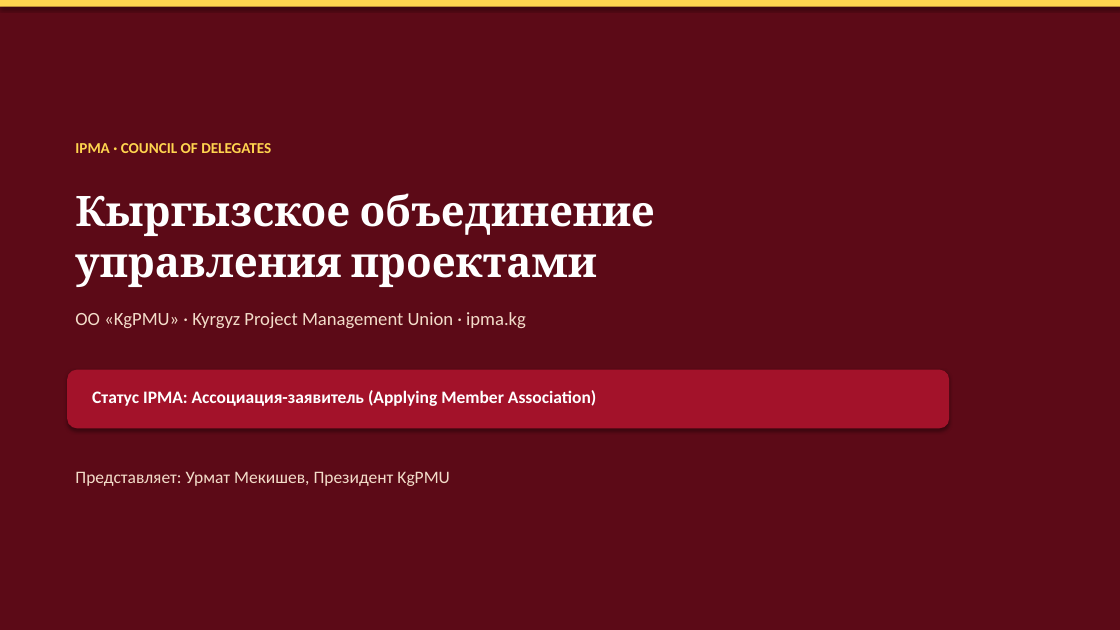
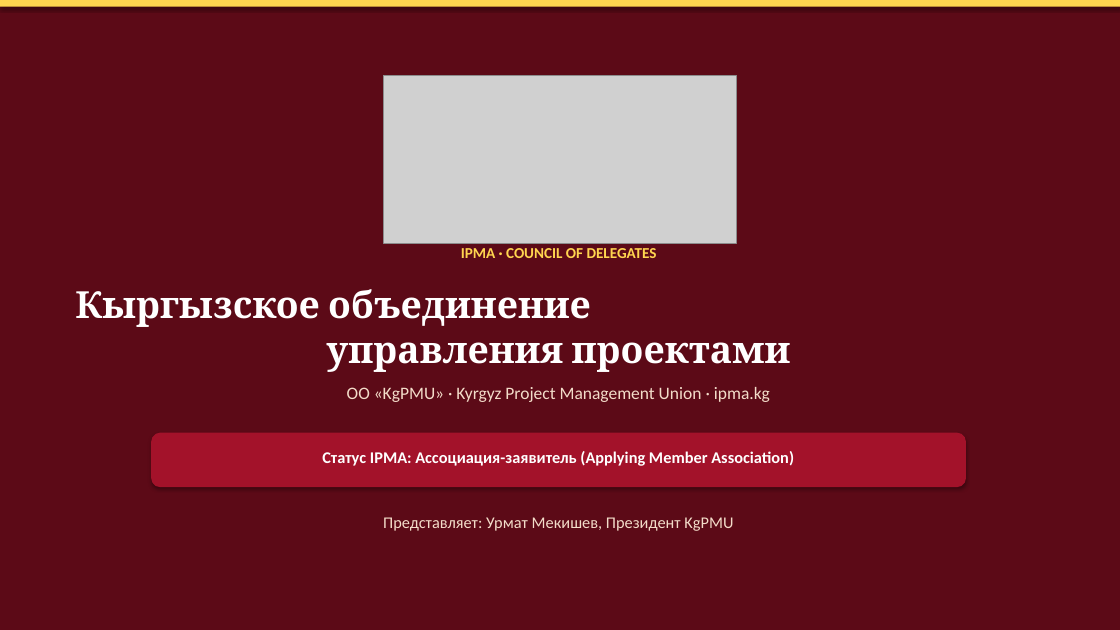
Before and after one commit to umekishev/umekishev, a slide deck: slide 1 of presentations/IPMA_Kyrgyzstan_CoD_Presentation.pptx. Drawn at 1120x630 pixels with LibreOffice and Linux fonts; fonts in the diff are those of the drawing; grey boxes stand for pictures. Boxes give left, top, right and bottom in pixels: in the first picture for what was removed or moved away, otherwise in the second. Text is boxed around its words. In the diff, an @@ line names an element or a change of style, - is before the commit and + after.

```diff
--- a/presentations/IPMA_Kyrgyzstan_CoD_Presentation.pptx
+++ b/presentations/IPMA_Kyrgyzstan_CoD_Presentation.pptx
@@ picture added at (x1=384, y1=76, x2=737, y2=243) @@
@@ text "IPMA · COUNCIL OF DELEGATES" moved from (x1=75, y1=143, x2=271, y2=153) to (x1=461, y1=248, x2=657, y2=258) @@
@@ text "IPMA · COUNCIL OF DELEGATES" at (x1=461, y1=248, x2=657, y2=258): alignment left to centre @@
@@ text "Кыргызское объединение управления проектами" moved from (x1=75, y1=193, x2=655, y2=287) to (x1=75, y1=289, x2=791, y2=372) @@
@@ text "Кыргызское объединение управления проектами" at (x1=75, y1=289, x2=791, y2=372): size 36 to 32 pt; alignment left to centre @@
@@ text "ОО «KgPMU» · Kyrgyz Project ..." moved from (x1=75, y1=312, x2=526, y2=328) to (x1=347, y1=387, x2=770, y2=402) @@
@@ text "ОО «KgPMU» · Kyrgyz Project ..." at (x1=347, y1=387, x2=770, y2=402): size 16 to 15 pt; alignment left to centre @@
@@ rounded rectangle resized from (x1=67, y1=370, x2=949, y2=429) to (x1=151, y1=433, x2=966, y2=487) @@
@@ text "Статус IPMA: Ассоциация-заявитель (Applying Member ..." at (x1=322, y1=451, x2=794, y2=466): size 15 to 14 pt; alignment left to centre @@
@@ text "Статус IPMA: Ассоциация-заявитель (Applying Member ..." moved from (x1=92, y1=390, x2=596, y2=406) to (x1=322, y1=451, x2=794, y2=466) @@
@@ text "Представляет: Урмат Мекишев, Президент KgPMU" moved from (x1=75, y1=471, x2=450, y2=486) to (x1=383, y1=517, x2=733, y2=531) @@
@@ text "Представляет: Урмат Мекишев, Президент KgPMU" at (x1=383, y1=517, x2=733, y2=531): size 15 to 14 pt; alignment left to centre @@
```
Also in this commit, not shown: 11 other slides changed, 5 other files.
